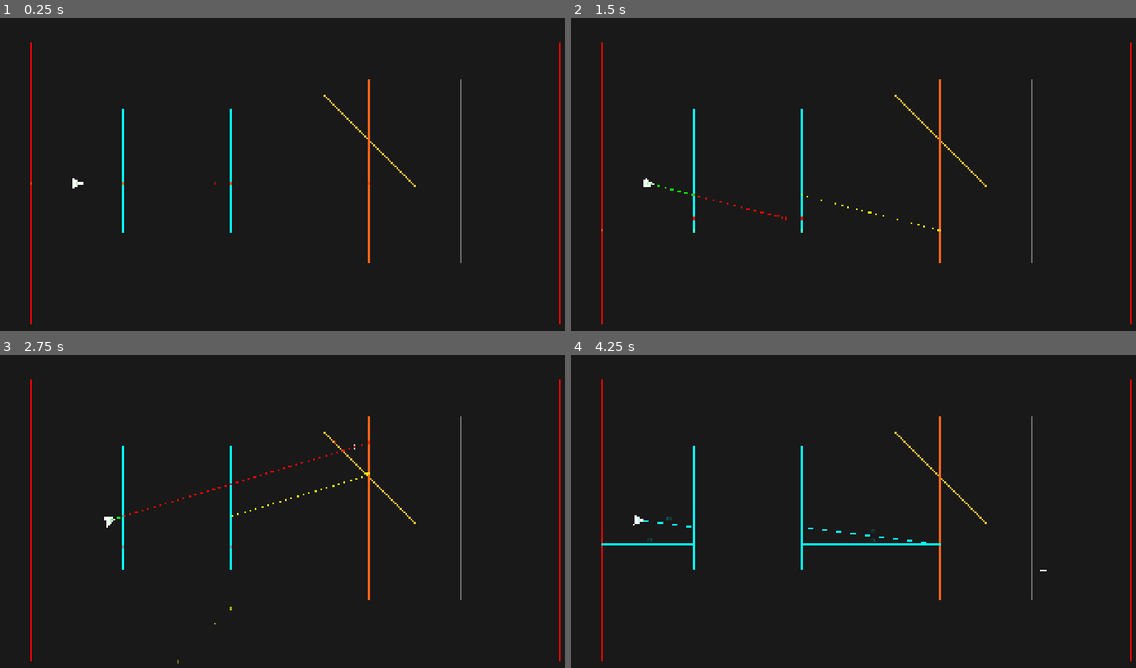
Above: before the commit, frames 1-4 (two rows, left to right).
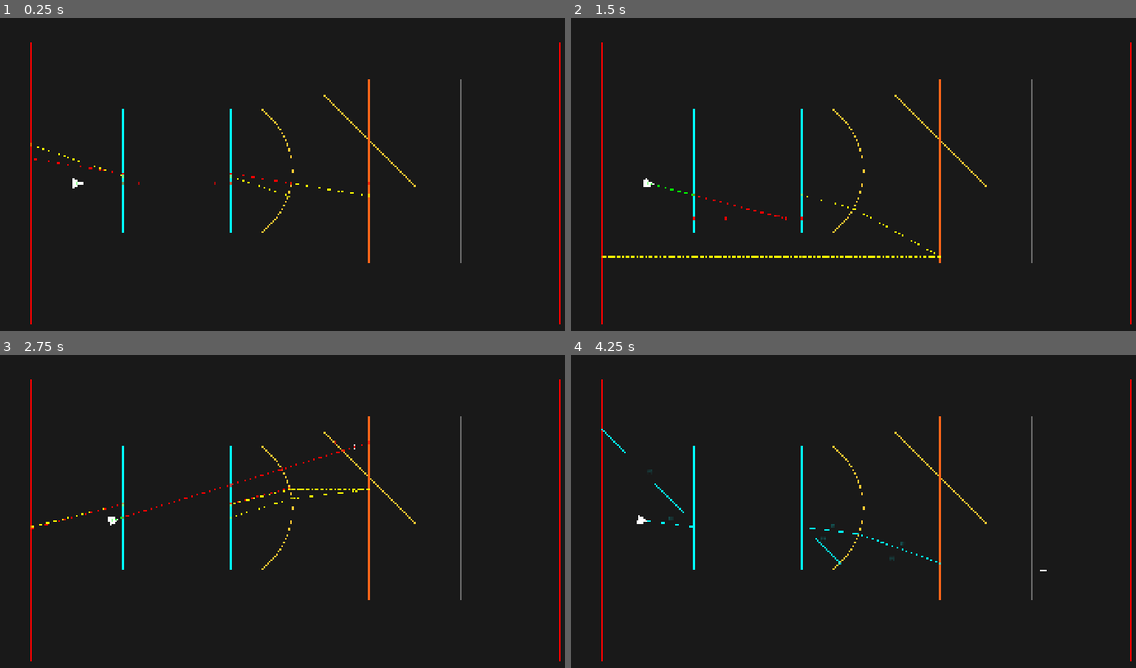
Above: after the commit, the same moments.

Repository: AlonKellner-RedHat/ricochet-game-v2
Game: Godot game, scene res://scenes/playground/projective.tscn
Same seed, same stepped clock (60 frames per second), same inputs: the game is played once before the commit and once after it.
Inputs (mouse positions are in pixels of both pictures, inside the frame that each line leads up to):
- Up to frame 1 (0.25 s): no input
- Up to frame 2 (1.5 s): tap Enter at 0.5 s; move the mouse to (994, 168) at 0.52 s; hold D (move_right) 0.53-1.25 s; hold Space (fire) 0.53-1.25 s; click (994, 168) at 0.67 s; drag from (746, 199) to (836, 249) at 1.27 s
- Up to frame 3 (2.75 s): tap Space (fire) at 2 s; move the mouse to (355, 445) at 2.02 s; hold D (move_right) from 2.03 s (still down); tap Alt at 2.1 s
- Up to frame 4 (4.25 s): release D (move_right) at 2.75 s; drag from (836, 586) to (689, 470) at 2.77 s; tap Enter at 3.5 s; move the mouse to (1045, 570) at 3.52 s; hold A (move_left) from 3.53 s (still down); tap Tab at 3.6 s

The runs differ from the first frame. In frame 1, 0.2% of the frame differs, in the area x 5-66%, y 29-69%; in frame 2, 0.4%; in frame 3, 0.5%; in frame 4, 0.6%, in the area x 5-66%, y 23-69%.

Commit message:
Circle normal projection with through/back modes (Stage 74)
Add CircleNormalProjection projective effect: ray exits radially from
circle center through hit point. Supports through/back modes with same
color scheme as line projections. 13 tests, 796 total, 0 failures.

Co-Authored-By: Claude Opus 4.6 <noreply@anthropic.com>

Diff:
--- a/scenes/playground/projective.tscn
+++ b/scenes/playground/projective.tscn
@@ -15,6 +15,7 @@
 build_room = true
 normal_projection_lines = Array[Vector4]([Vector4(700, 200, 700, 800), Vector4(1050, 250, 1350, 550)])
 normal_projection_back_lines = Array[Vector4]([Vector4(1200, 200, 1200, 800)])
+normal_projection_arcs = PackedFloat64Array(850, 300, 850, 700, 950, 500)
 mirror_lines = [Vector4(1500, 200, 1500, 800)]
 portal_lines = PackedFloat64Array(400, 300, 400, 700, 0, 350, 0)
 
--- a/scripts/game/level_settings.gd
+++ b/scripts/game/level_settings.gd
@@ -15,6 +15,8 @@
 @export var full_reflective_arcs: PackedFloat64Array = PackedFloat64Array()
 @export var normal_projection_lines: Array[Vector4] = []
 @export var normal_projection_back_lines: Array[Vector4] = []
+@export var normal_projection_arcs: PackedFloat64Array = PackedFloat64Array()
+@export var normal_projection_back_arcs: PackedFloat64Array = PackedFloat64Array()
 @export var portal_lines: PackedFloat64Array = PackedFloat64Array()
 @export var portal_arcs: PackedFloat64Array = PackedFloat64Array()
 
@@ -78,6 +80,22 @@
 		var projection := LineNormalProjection.new(true)
 		var surf := Surface.new(seg, SideConfig.new(projection, true), SideConfig.new(projection, true), false, false)
 		_add_surface(surf, "ProjectionBack")
+	for i in range(0, normal_projection_arcs.size(), 6):
+		var seg := Segment.from_coords(
+			Vector2(normal_projection_arcs[i], normal_projection_arcs[i + 1]),
+			Vector2(normal_projection_arcs[i + 2], normal_projection_arcs[i + 3]),
+			Vector2(normal_projection_arcs[i + 4], normal_projection_arcs[i + 5]))
+		var projection := CircleNormalProjection.new()
+		var surf := Surface.new(seg, SideConfig.new(projection, true), SideConfig.new(projection, true), false, false)
+		_add_surface(surf, "CircleProjection")
+	for i in range(0, normal_projection_back_arcs.size(), 6):
+		var seg := Segment.from_coords(
+			Vector2(normal_projection_back_arcs[i], normal_projection_back_arcs[i + 1]),
+			Vector2(normal_projection_back_arcs[i + 2], normal_projection_back_arcs[i + 3]),
+			Vector2(normal_projection_back_arcs[i + 4], normal_projection_back_arcs[i + 5]))
+		var projection := CircleNormalProjection.new(true)
+		var surf := Surface.new(seg, SideConfig.new(projection, true), SideConfig.new(projection, true), false, false)
+		_add_surface(surf, "CircleProjectionBack")
 	for i in range(0, portal_lines.size(), 7):
 		var seg := Segment.from_coords(
 			Vector2(portal_lines[i], portal_lines[i + 1]),
--- /dev/null
+++ b/scripts/math/effects/circle_normal_projection.gd
@@ -0,0 +1,44 @@
+class_name CircleNormalProjection
+extends Effect
+
+var _project_back: bool
+
+func _init(project_back: bool = false) -> void:
+	_project_back = project_back
+
+func kind() -> int:
+	return Kind.PROJECTIVE
+
+func apply_forward(hit_point: Vector2, segment: Segment, side: int) -> Ray:
+	var carrier := segment.get_carrier()
+	var center := carrier.center()
+	var radial := (hit_point - center).normalized()
+	var radial_side := segment.determine_side(hit_point + radial)
+	var radial_toward_entry := (radial_side == side)
+	if _project_back:
+		radial_toward_entry = not radial_toward_entry
+	var exit_dir := -radial if radial_toward_entry else radial
+	var direction := Direction.from_coords(hit_point, hit_point + exit_dir)
+	return Ray.from_coords(hit_point, direction)
+
+func back_propagate(target: Vector2, segment: Segment) -> Variant:
+	var carrier := segment.get_carrier()
+	var center := carrier.center()
+	var dir_to_target := target - center
+	if dir_to_target.length_squared() == 0.0:
+		return null
+	var dir_normalized := dir_to_target.normalized()
+	var r := carrier.radius()
+	var candidate_near := center + dir_normalized * r
+	var candidate_far := center - dir_normalized * r
+	if Intersection.is_on_segment(candidate_near, segment):
+		return candidate_near
+	if Intersection.is_on_segment(candidate_far, segment):
+		return candidate_far
+	return null
+
+func get_display_name() -> String:
+	return "circle_normal_back" if _project_back else "circle_normal"
+
+func get_display_color() -> Color:
+	return Color(1.0, 0.4, 0.1) if _project_back else Color(1.0, 0.8, 0.2)
--- /dev/null
+++ b/tests/test_stage74_circle_normal_projection.gd
@@ -0,0 +1,201 @@
+extends GutTest
+
+const H := preload("res://tests/test_helpers.gd")
+const TOL := Vector2(1.0, 1.0)
+
+func before_each() -> void:
+	H.reset_counters()
+
+# --- Helpers ---
+
+func _standard_arc() -> Segment:
+	return Segment.from_coords(Vector2(200, 100), Vector2(200, 300), Vector2(300, 200))
+
+func _small_arc() -> Segment:
+	return Segment.from_coords(Vector2(270, 130), Vector2(270, 270), Vector2(300, 200))
+
+func _projective_arc_surface(seg: Segment, project_back: bool = false) -> Surface:
+	var effect := CircleNormalProjection.new(project_back)
+	var config := SideConfig.new(effect, true)
+	return Surface.new(seg, config, config, false, false)
+
+func _room_walls() -> Array:
+	return [
+		H.wall(0),
+		H.wall(800),
+		RoomBuilder.create_block_surface(Vector2(0, 0), Vector2(800, 0), Vector2(400, 0)),
+		RoomBuilder.create_block_surface(Vector2(0, 600), Vector2(800, 600), Vector2(400, 600)),
+	]
+
+func _trace(origin: Vector2, cursor: Vector2, surfaces: Array) -> Tracer.TracedPath:
+	var aim := Direction.from_coords(origin, cursor)
+	return Tracer.trace(origin, aim, surfaces, GameState.new(),
+		null, -1.0, Tracer.TraceMode.PHYSICAL, Tracer.TraceMode.PHYSICAL, [], null, cursor)
+
+# --- Test 1: apply_forward radial outward from interior ---
+
+func test_stage74_apply_forward_radial_outward() -> void:
+	var seg := _standard_arc()
+	var effect := CircleNormalProjection.new()
+	var hit := Vector2(300, 200)
+	var result := effect.apply_forward(hit, seg, Side.Value.RIGHT)
+	assert_not_null(result, "apply_forward should return a Ray")
+	assert_almost_eq(result.origin.coords, hit, TOL, "Origin at hit point")
+	var dir := result.direction.to_normalized()
+	assert_almost_eq(dir.x, 1.0, 0.01, "Radial outward x should be 1")
+	assert_almost_eq(dir.y, 0.0, 0.01, "Radial outward y should be 0")
+
+# --- Test 2: apply_forward at angled position ---
+
+func test_stage74_apply_forward_angled() -> void:
+	var seg := _standard_arc()
+	var effect := CircleNormalProjection.new()
+	var hit := Vector2(200, 300)
+	var result := effect.apply_forward(hit, seg, Side.Value.RIGHT)
+	assert_not_null(result, "apply_forward should return a Ray")
+	var dir := result.direction.to_normalized()
+	assert_almost_eq(dir.x, 0.0, 0.01, "Bottom hit: x should be 0")
+	assert_almost_eq(dir.y, 1.0, 0.01, "Bottom hit: y should be 1 (radially outward)")
+
+# --- Test 3: back_propagate on arc ---
+
+func test_stage74_back_propagate_on_arc() -> void:
+	var seg := _standard_arc()
+	var effect := CircleNormalProjection.new()
+	var result = effect.back_propagate(Vector2(400, 200), seg)
+	assert_not_null(result, "Should return projected point on arc")
+	assert_almost_eq(result, Vector2(300, 200), TOL, "Should project to (300,200)")
+
+# --- Test 4: back_propagate outside arc ---
+
+func test_stage74_back_propagate_outside_arc() -> void:
+	var seg := _small_arc()
+	var effect := CircleNormalProjection.new()
+	var result = effect.back_propagate(Vector2(200, 0), seg)
+	assert_null(result, "Should return null when line(center,target) misses the arc")
+
+# --- Test 5: S10 - frame resets to identity ---
+
+func test_stage74_S10_frame_resets() -> void:
+	var surfaces := _room_walls()
+	var source_seg := Segment.from_coords(
+		Vector2(100, 100), Vector2(100, 500), Vector2(100, 300))
+	var portal_data := RigidMotionEffect.create_portal_pair(source_seg, 0.0, Vector2(100, 0))
+	var src_cfg := SideConfig.new(portal_data.source_effect, true)
+	var tgt_cfg := SideConfig.new(portal_data.target_effect, true)
+	var source_surf := Surface.new(source_seg, src_cfg, src_cfg, false, false)
+	var target_surf := Surface.new(portal_data.target_segment, tgt_cfg, tgt_cfg, false, false)
+	surfaces.append(source_surf)
+	surfaces.append(target_surf)
+	var proj_seg := Segment.from_coords(Vector2(400, 100), Vector2(400, 500), Vector2(500, 300))
+	var proj_surf := _projective_arc_surface(proj_seg)
+	surfaces.append(proj_surf)
+	var path := _trace(Vector2(50, 300), Vector2(750, 300), surfaces)
+	var found_post_projective := false
+	for i in range(path.steps.size()):
+		var step: Tracer.Step = path.steps[i]
+		if step.surface_id == proj_surf.id:
+			if i + 1 < path.steps.size():
+				var post_step: Tracer.Step = path.steps[i + 1]
+				assert_eq(post_step.frame_id, MobiusTransform.IDENTITY_ID,
+					"Frame should reset to identity after projective hit")
+				found_post_projective = true
+			break
+	assert_true(found_post_projective, "Should have a step after the projective surface")
+
+# --- Test 6: trace through circle projection ---
+
+func test_stage74_trace_through_circle_projection() -> void:
+	var surfaces := _room_walls()
+	var proj_seg := Segment.from_coords(Vector2(400, 100), Vector2(400, 500), Vector2(500, 300))
+	var proj_surf := _projective_arc_surface(proj_seg)
+	surfaces.append(proj_surf)
+	var path := _trace(Vector2(200, 300), Vector2(600, 300), surfaces)
+	assert_gt(path.steps.size(), 1, "Should have multiple steps")
+	var post_proj_idx := -1
+	for i in range(path.steps.size()):
+		if path.steps[i].surface_id == proj_surf.id:
+			post_proj_idx = i + 1
+			break
+	assert_gt(post_proj_idx, 0, "Should find the projective surface hit")
+	assert_lt(post_proj_idx, path.steps.size(), "Should have a step after projective")
+	if post_proj_idx > 0 and post_proj_idx < path.steps.size():
+		var post_step: Tracer.Step = path.steps[post_proj_idx]
+		assert_eq(post_step.frame_id, MobiusTransform.IDENTITY_ID,
+			"Frame should be identity after projective hit")
+
+# --- Test 7: S16 - no NaN/Inf ---
+
+func test_stage74_S16_no_nan_inf() -> void:
+	var seg := _standard_arc()
+	var effect := CircleNormalProjection.new()
+	var ray := effect.apply_forward(Vector2(300, 200), seg, Side.Value.RIGHT)
+	assert_false(is_nan(ray.origin.coords.x), "origin.x not NaN")
+	assert_false(is_nan(ray.origin.coords.y), "origin.y not NaN")
+	assert_false(is_inf(ray.origin.coords.x), "origin.x not Inf")
+	assert_false(is_inf(ray.origin.coords.y), "origin.y not Inf")
+	var dir := ray.direction.to_normalized()
+	assert_false(is_nan(dir.x), "direction.x not NaN")
+	assert_false(is_nan(dir.y), "direction.y not NaN")
+	var proj = effect.back_propagate(Vector2(400, 200), seg)
+	if proj != null:
+		assert_false(is_nan(proj.x), "back_propagate x not NaN")
+		assert_false(is_nan(proj.y), "back_propagate y not NaN")
+
+# --- Test 8: back_propagate target at center ---
+
+func test_stage74_back_propagate_target_at_center() -> void:
+	var seg := _standard_arc()
+	var effect := CircleNormalProjection.new()
+	var result = effect.back_propagate(Vector2(200, 200), seg)
+	assert_null(result, "Target at center should return null (degenerate)")
+
+# --- Test 9: project_back exits same side ---
+
+func test_stage74_project_back_exits_same_side() -> void:
+	var seg := _standard_arc()
+	var through := CircleNormalProjection.new(false)
+	var back := CircleNormalProjection.new(true)
+	var hit := Vector2(300, 200)
+	var through_dir := through.apply_forward(hit, seg, Side.Value.RIGHT).direction.to_normalized()
+	var back_dir := back.apply_forward(hit, seg, Side.Value.RIGHT).direction.to_normalized()
+	assert_almost_eq(through_dir.x + back_dir.x, 0.0, 0.01,
+		"Through and back should have opposite x directions")
+
+# --- Test 10: project_back color ---
+
+func test_stage74_project_back_color() -> void:
+	var back := CircleNormalProjection.new(true)
+	var through := CircleNormalProjection.new(false)
+	assert_eq(back.get_display_color(), Color(1.0, 0.4, 0.1),
+		"Back should be red-orange")
+	assert_eq(through.get_display_color(), Color(1.0, 0.8, 0.2),
+		"Through should be yellow-orange")
+
+# --- Test 11: project_back display name ---
+
+func test_stage74_project_back_display_name() -> void:
+	var back := CircleNormalProjection.new(true)
+	assert_eq(back.get_display_name(), "circle_normal_back",
+		"Back display name should be 'circle_normal_back'")
+
+# --- Test 12: default is through ---
+
+func test_stage74_default_is_through() -> void:
+	var effect := CircleNormalProjection.new()
+	assert_eq(effect.get_display_color(), Color(1.0, 0.8, 0.2),
+		"Default should be through (yellow-orange)")
+	assert_eq(effect.get_display_name(), "circle_normal",
+		"Default display name should be 'circle_normal'")
+	var seg := _standard_arc()
+	var explicit := CircleNormalProjection.new(false)
+	var dir_default := effect.apply_forward(Vector2(300, 200), seg, Side.Value.RIGHT).direction.to_normalized()
+	var dir_explicit := explicit.apply_forward(Vector2(300, 200), seg, Side.Value.RIGHT).direction.to_normalized()
+	assert_almost_eq(dir_default, dir_explicit, Vector2(0.01, 0.01),
+		"Default and explicit false should produce same direction")
+
+# --- Test 13: kind is projective ---
+
+func test_stage74_kind_is_projective() -> void:
+	var effect := CircleNormalProjection.new()
+	assert_eq(effect.kind(), Effect.Kind.PROJECTIVE, "Kind should be PROJECTIVE")
